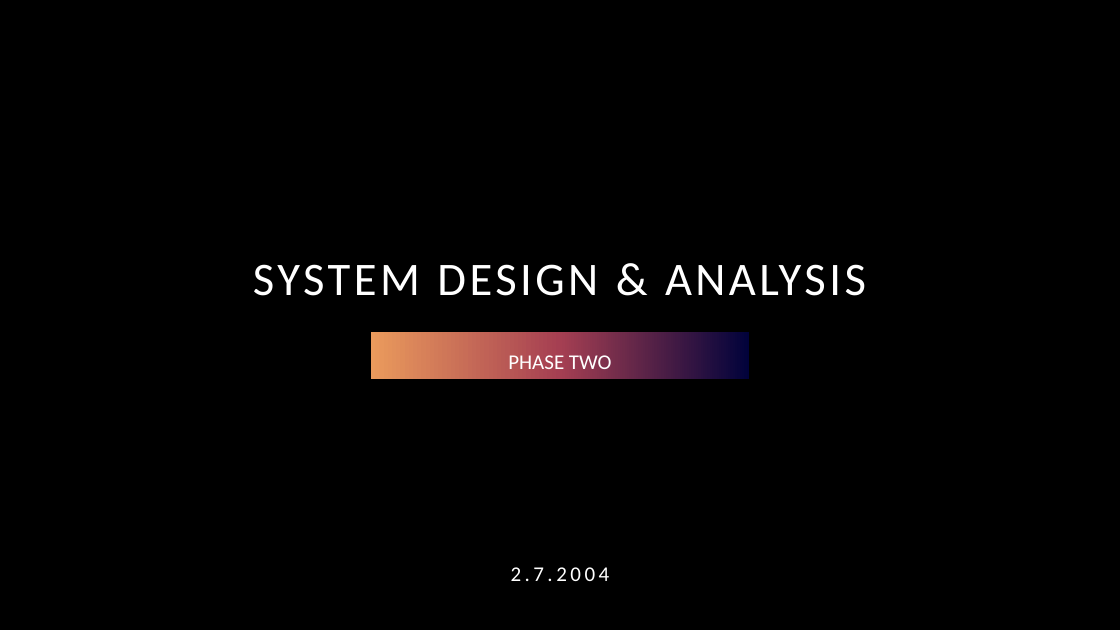
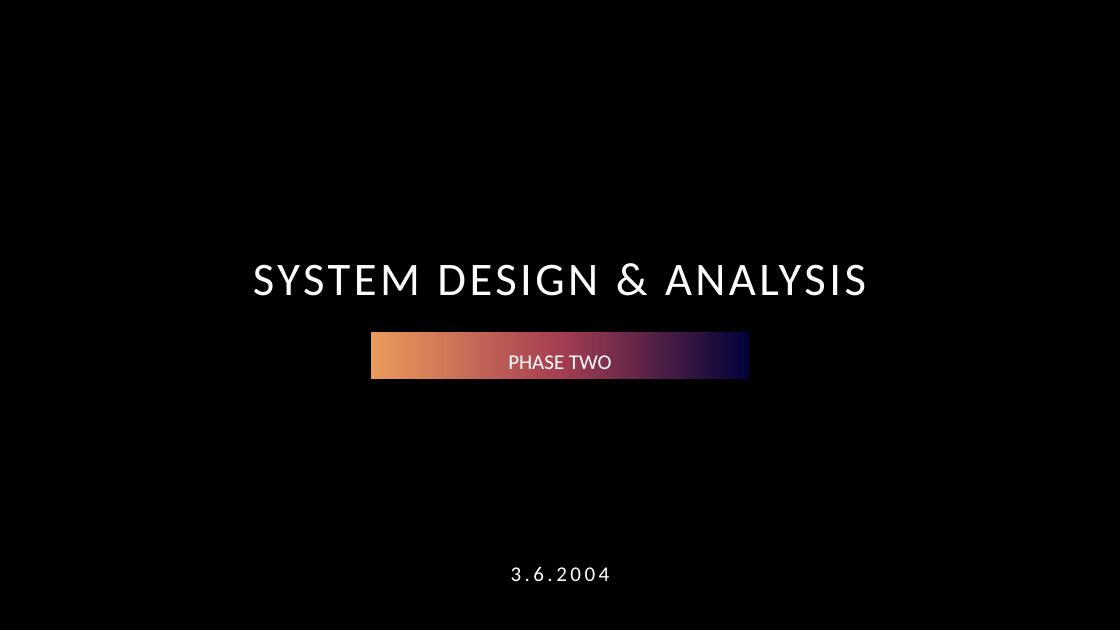
Before and after one commit to adriaonline/CPT200SP24-Team1, a slide deck: slide 1 of Phase 2 Docs/Phase 2 - Presentation.pptx. Drawn at 1120x630 pixels with LibreOffice and Linux fonts; fonts in the diff are those of the drawing; background and template pictures are left out. Boxes give left, top, right and bottom in pixels: in the first picture for what was removed or moved away, otherwise in the second. Text is boxed around its words. In the diff, an @@ line names an element or a change of style, - is before the commit and + after.

```diff
--- a/Phase 2 Docs/Phase 2 - Presentation.pptx
+++ b/Phase 2 Docs/Phase 2 - Presentation.pptx
@@ text at [511,566,610,581]: text changed @@
-2.7.2004
+3.6.2004
```
Also in this commit, not shown: 1 other slide changed, 1 other file.
